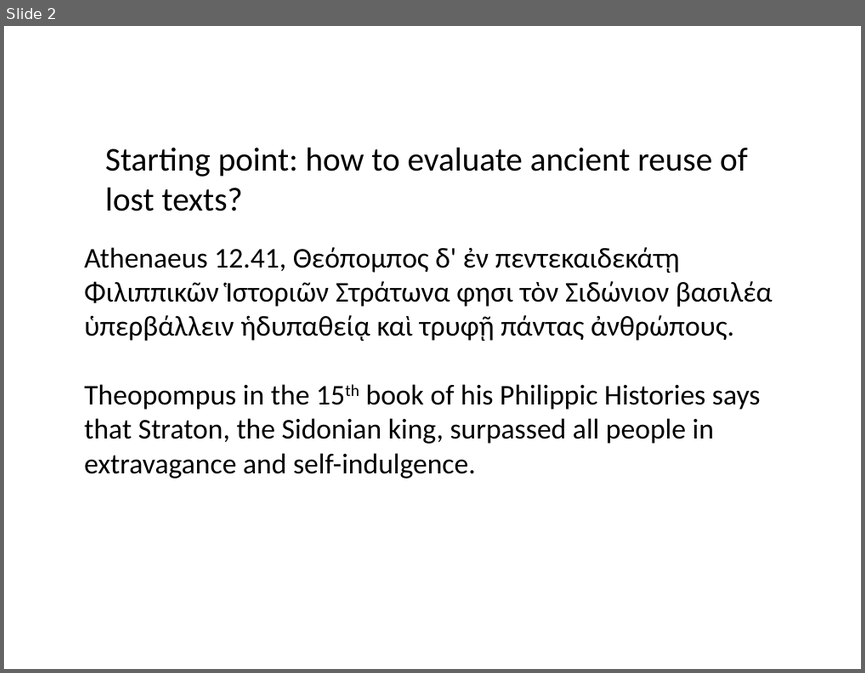
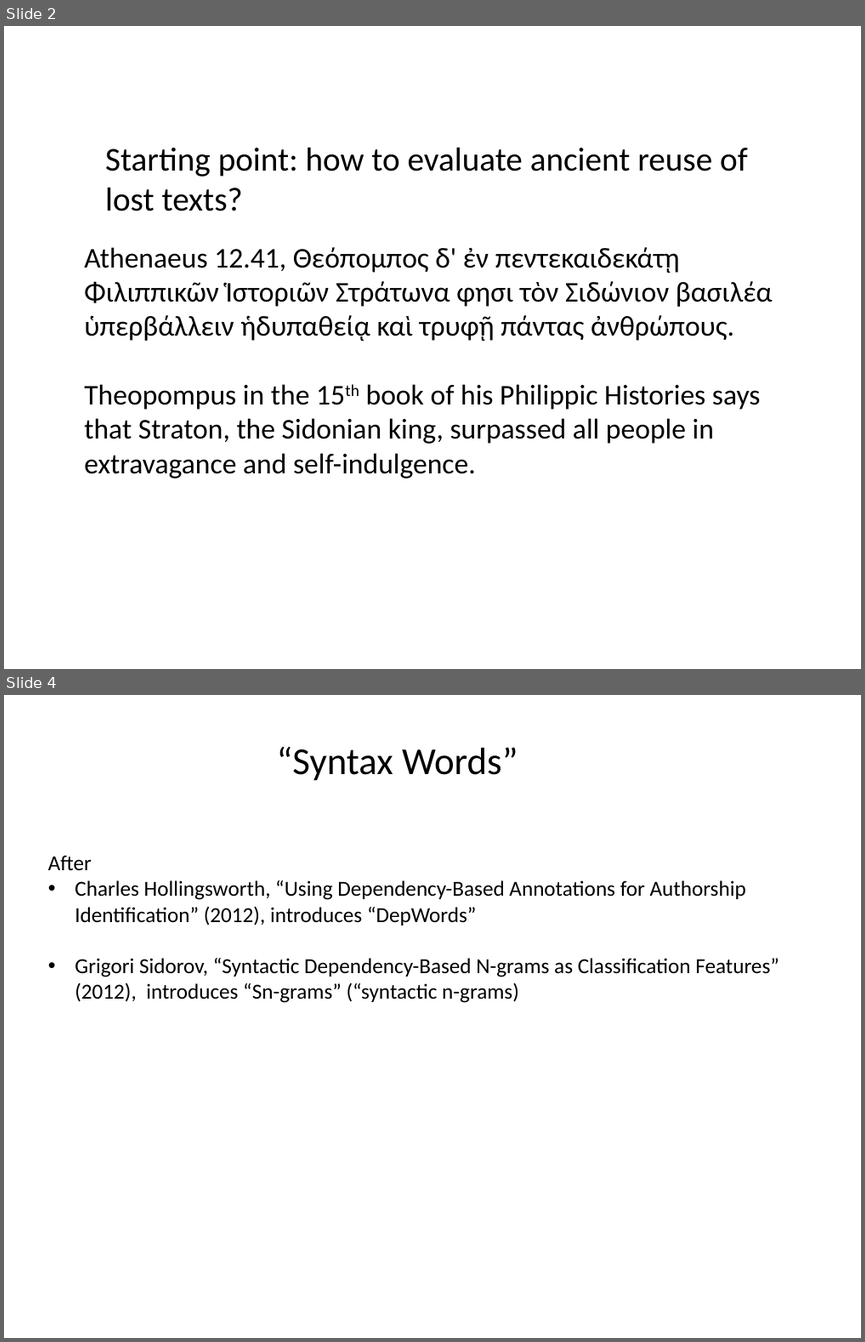
Before and after one commit to rgorman/author_attribution, a slide deck: SBL_talk/sbl_presentation_revised.pptx. Shown one above the other, each under a label of ours: slide 2 before the commit, slides 2 and 4 after it; the slides between them are not shown. The pictures are 865x673 and 865x1342 pixels, drawn with LibreOffice and Linux fonts; fonts in the diff are those of the drawing. Boxes give left, top, right and bottom in pixels: in the first picture for what was removed or moved away, otherwise in the second. Text is boxed around its words. In the diff, an @@ line names an element or a change of style, - is before the commit and + after.

```diff
--- a/SBL_talk/sbl_presentation_revised.pptx
+++ b/SBL_talk/sbl_presentation_revised.pptx
@@ slide 4 added at (4,695,861,1338), background #FFFFFF @@
@@ text added at (277,747,517,781), 32 pt, text #000000 @@
+“Syntax Words”
@@ text added at (48,855,779,1003), 18 pt, text #000000 @@
+After
+• Charles Hollingsworth, “Using Dependency-Based Annotations for Authorship Identification” (2012), introduces “DepWords”
+• Grigori Sidorov, “Syntactic Dependency-Based N-grams as Classification Features” (2012), introduces “Sn-grams” (“syntactic n-grams)
```
Also in this commit, not shown: 1 other slide added, 2 slides removed.
